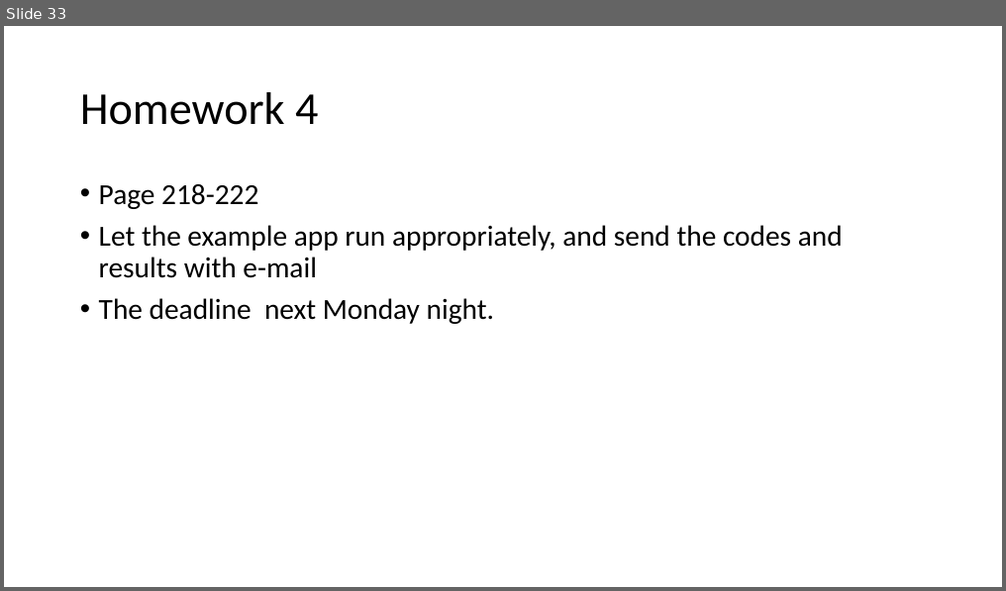
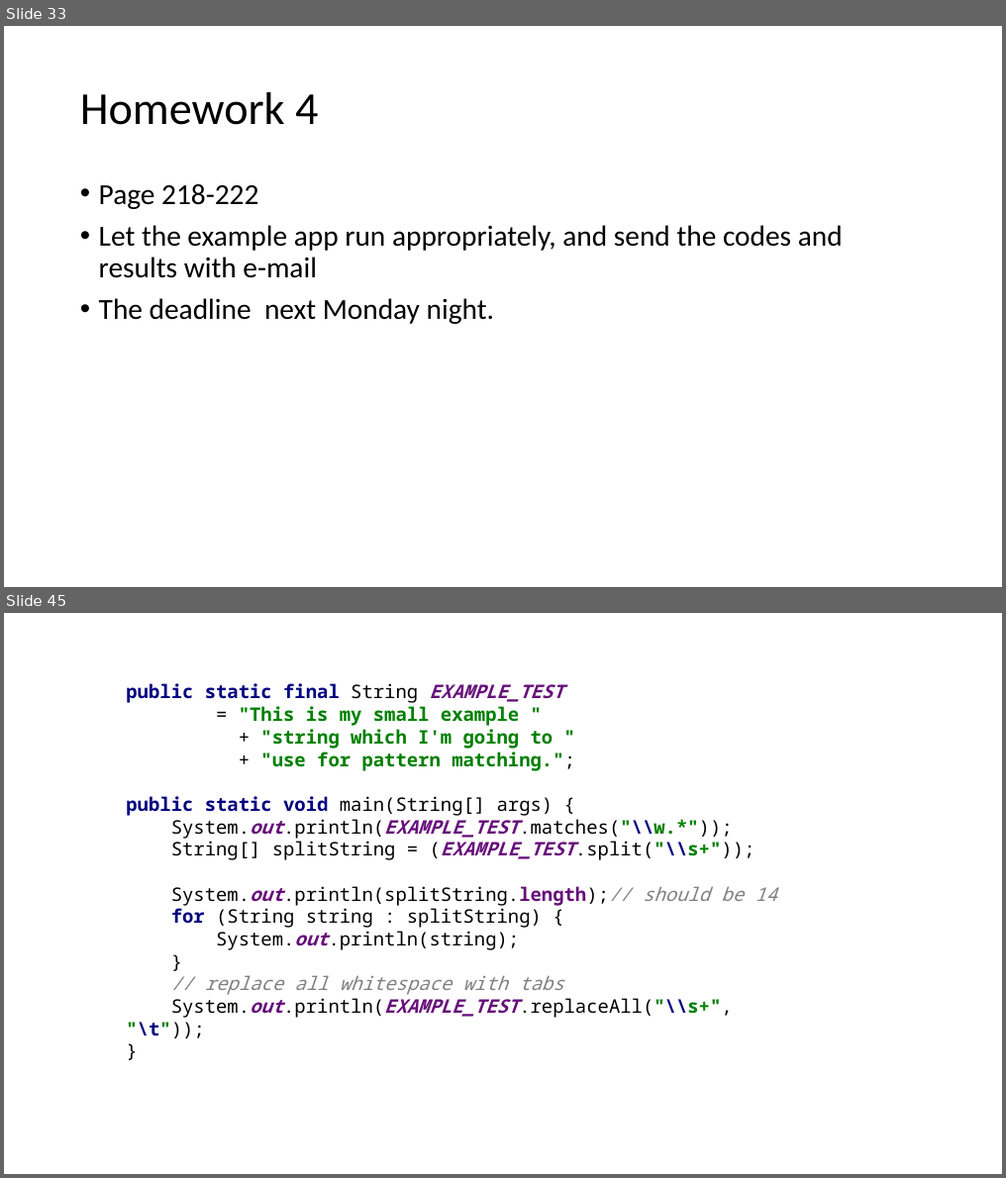
Before and after one commit to tanglw2020/android-class, a slide deck: android activity and intent.pptx. Shown one above the other, each under a label of ours: slide 33 before the commit, slides 33 and 45 after it; the slides between them are not shown. The pictures are 1006x591 and 1006x1178 pixels, drawn with LibreOffice and Linux fonts; fonts in the diff are those of the drawing. Boxes give left, top, right and bottom in pixels: in the first picture for what was removed or moved away, otherwise in the second. Text is boxed around its words. In the diff, an @@ line names an element or a change of style, - is before the commit and + after.

```diff
--- a/android activity and intent.pptx
+++ b/android activity and intent.pptx
@@ slide 45 added at <box>4,613,1002,1174</box>, background #FFFFFF @@
@@ text added at <box>126,683,777,1039</box>, 18 pt, text #000000 @@
+public static final String EXAMPLE_TEST
+= "This is my small example "
++ "string which I'm going to "
++ "use for pattern matching.";
+public static void main(String[] args) {
+System.out.println(EXAMPLE_TEST.matches("\\w.*"));
+String[] splitString = (EXAMPLE_TEST.split("\\s+"));
+System.out.println(splitString.length);// should be 14
+for (String string : splitString) {
+System.out.println(string);
+}
+// replace all whitespace with tabs
+System.out.println(EXAMPLE_TEST.replaceAll("\\s+", "\t"));
+}
```
Also in this commit, not shown: 1 slide changed, 14 other slides added, 1 other file.
